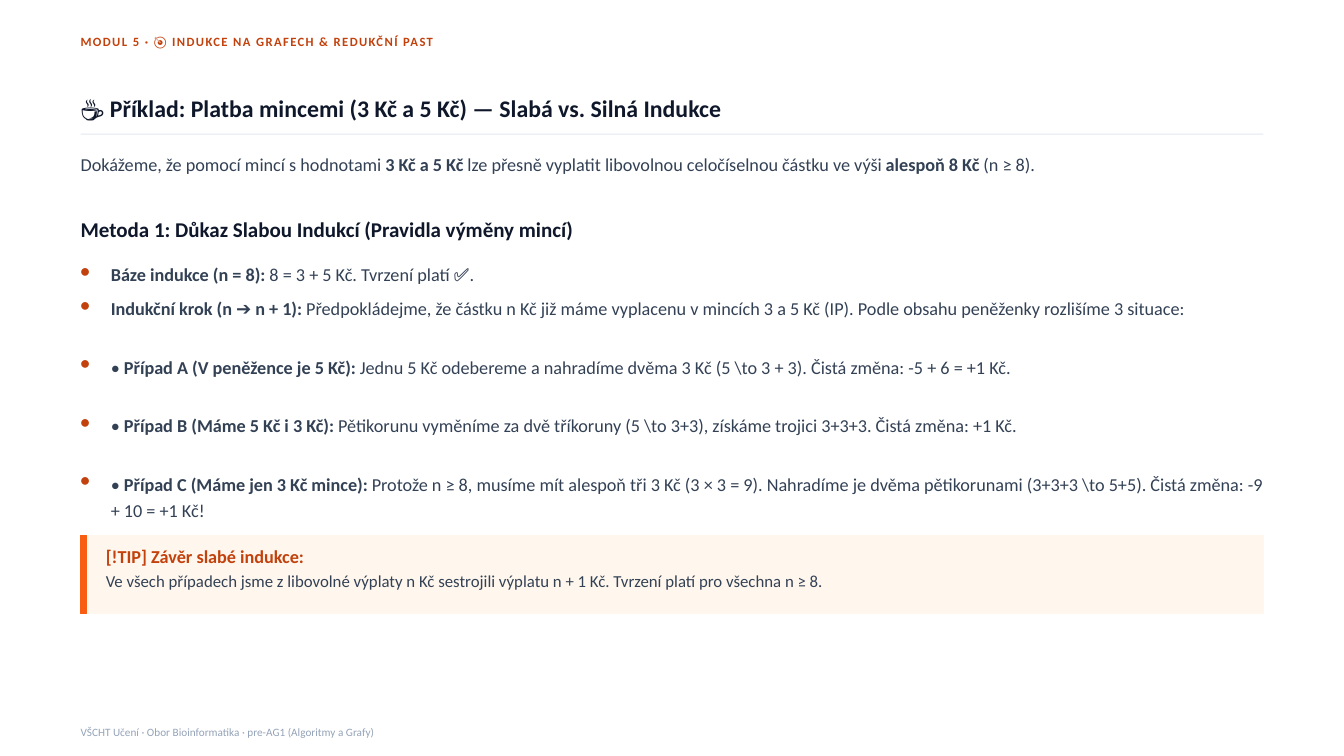
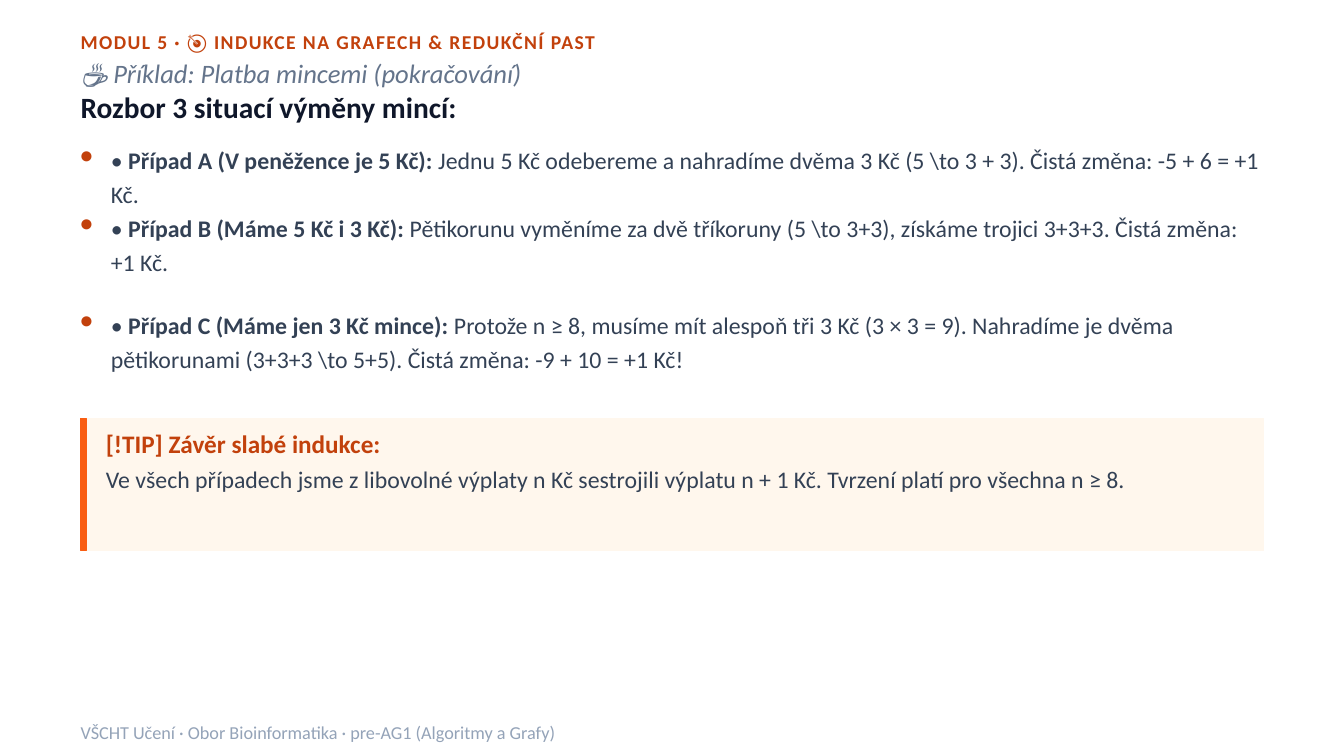
Before and after one commit to kolardavidcz/vscht-uceni-web, a slide deck: slide 57 of pre-ag1-kurz.pptx (slide 38 before the commit). Drawn at 1344x756 pixels with LibreOffice and Linux fonts; fonts in the diff are those of the drawing. Boxes give left, top, right and bottom in pixels: in the first picture for what was removed or moved away, otherwise in the second. Text is boxed around its words. In the diff, an @@ line names an element or a change of style, - is before the commit and + after.

Commit message:
feat(presentation): scale fonts 1.6x, add FONT_DELTA knob, and split slides across modules 2-8

```diff
--- a/pre-ag1-kurz.pptx
+++ b/pre-ag1-kurz.pptx
@@ text "MODUL 5 · 🎯 INDUKCE ..." at (81, 32, 595, 49): size 9 to 14 pt @@
@@ text at (113, 64, 521, 88): text changed; size 17 to 19 pt; text colour #0F172A to #64748B; bold off; italic on @@
-☕ Příklad: Platba mincemi (3 Kč a 5 Kč) — Slabá vs. Silná Indukce
+☕ Příklad: Platba mincemi (pokračování)
@@ text added at (81, 97, 456, 123), 21 pt, text #0F172A, bold @@
+Rozbor 3 situací výměny mincí:
@@ size 13 to 17 pt in 6 elements at (81, 306, 106, 336), (111, 316, 1173, 372), (111, 217, 1238, 271), (81, 208, 106, 238), (111, 149, 1259, 203), (81, 140, 106, 170) @@
@@ text "•": place and size @@
-text "•" at (81, 352, 106, 378)
+text "•" at (81, 140, 106, 170)
@@ line removed from (81, 134) to (1263, 134) @@
@@ text "• Případ A (V peněžence ...": place and size @@
-text "• Případ A (V peněžence ..." at (124, 359, 1010, 377)
+text "• Případ A (V peněžence ..." at (111, 149, 1259, 203)
@@ text removed at (81, 158, 1035, 174) @@
-Dokážeme, že pomocí mincí s hodnotami 3 Kč a 5 Kč lze přesně vyplatit libovolnou celočíselnou částku ve výši alespoň 8 Kč (n ≥ 8).
@@ text "•": place and size @@
-text "•" at (81, 259, 106, 285)
+text "•" at (81, 208, 106, 238)
@@ text "• Případ B (Máme 5 ...": place and size @@
-text "• Případ B (Máme 5 ..." at (124, 417, 1016, 435)
+text "• Případ B (Máme 5 ..." at (111, 217, 1238, 271)
@@ text removed at (81, 221, 573, 241) @@
-Metoda 1: Důkaz Slabou Indukcí (Pravidla výměny mincí)
@@ text removed at (111, 267, 449, 284) @@
-Báze indukce (n = 8): 8 = 3 + 5 Kč. Tvrzení platí ✅.
@@ text "•": place and size @@
-text "•" at (81, 293, 106, 320)
+text "•" at (81, 306, 106, 336)
@@ text "• Případ C (Máme jen ...": place and size @@
-text "• Případ C (Máme jen ..." at (124, 476, 1263, 517)
+text "• Případ C (Máme jen ..." at (111, 316, 1173, 372)
@@ text removed at (111, 301, 1184, 318) @@
-Indukční krok (n ➔ n + 1): Předpokládejme, že částku n Kč již máme vyplacenu v mincích 3 a 5 Kč (IP). Podle obsahu peněženky rozlišíme 3 situace:
@@ rectangle: place and size @@
-rectangle at (81, 535, 1263, 614)
+rectangle at (81, 418, 1263, 551)
@@ rectangle: place and size @@
-rectangle at (81, 535, 87, 614)
+rectangle at (81, 418, 87, 551)
@@ text removed at (81, 410, 106, 437) @@
-•
@@ text "[!TIP] Závěr slabé indukce: Ve ...": place and size @@
-text "[!TIP] Závěr slabé indukce: Ve ..." at (106, 549, 823, 590)
+text "[!TIP] Závěr slabé indukce: Ve ..." at (106, 434, 1124, 492)
@@ text "[!TIP] Závěr slabé indukce: Ve ..." at (106, 434, 1124, 492): size 13 to 18 pt in "[!TIP] Závěr slabé indukce:"; size 12 to 17 pt in "Ve všech případech jsme z libovolné výplaty ..." @@
@@ text removed at (81, 469, 106, 495) @@
-•
@@ text "VŠCHT Učení · Obor Bioinformatika ..." at (81, 724, 555, 742): size 8 to 13 pt @@
```
Also in this commit, not shown: 82 other slides changed, 42 slides added, 11 other files.
